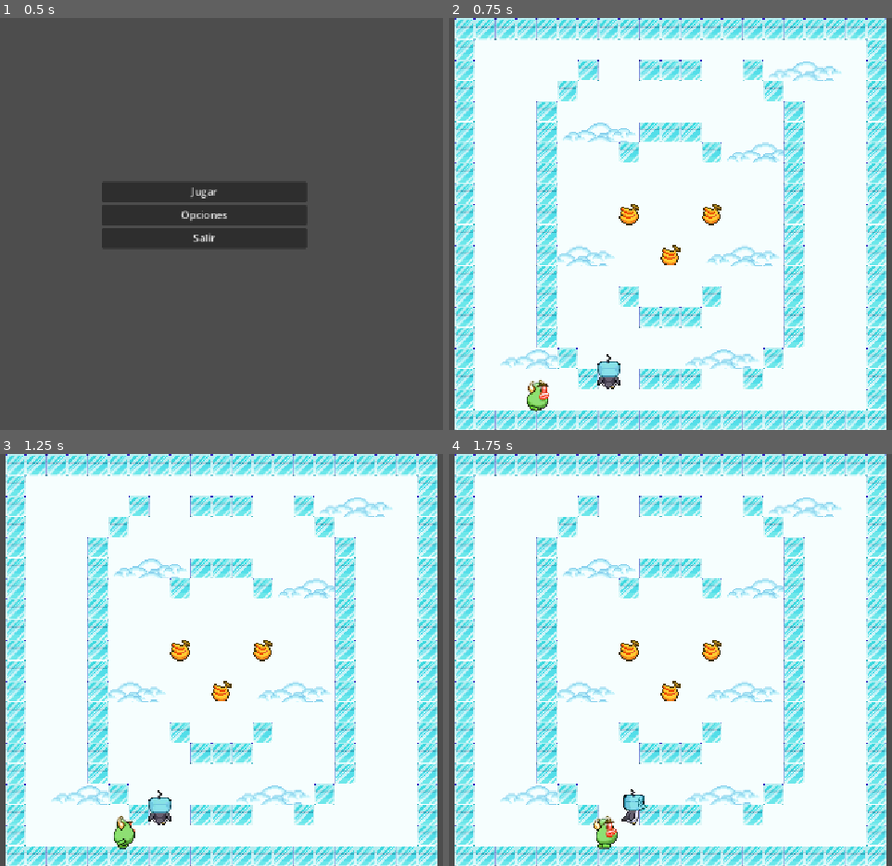
Above: before the commit, frames 1-4 (two rows, left to right).
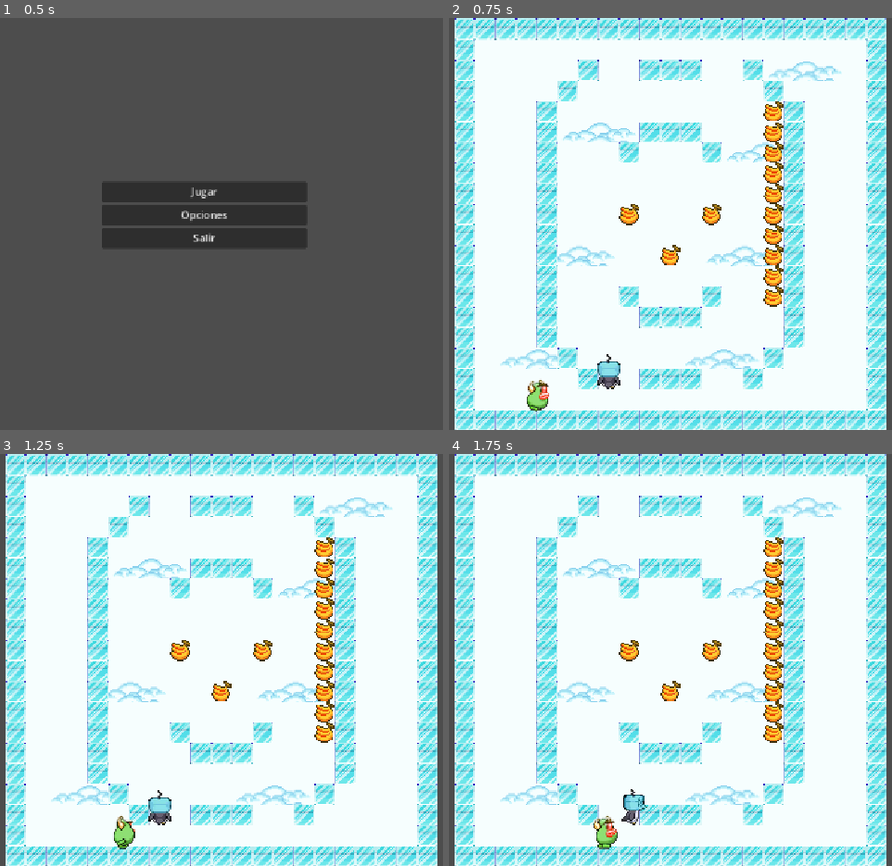
Above: after the commit, the same moments.

Repository: JsAaronxD/BIC
Game: Godot game, scene res://Escenas/main_menu.tscn
Two runs of this game, one before a commit and one after it. Both use one fixed random seed, a clock stepped at 60 frames per second and the inputs below. Sound files missing from this copy of the repository are replaced by a short silence.
Inputs:
- Up to frame 1 (0.5 s): no input
- Up to frame 2 (0.75 s): click "Jugar" at 0.5 s
- Up to frame 3 (1.25 s): no input
- Up to frame 4 (1.75 s): hold Right (ui_right) from 1.28 s (still down)

Frame 1 is identical in both runs. In frame 2, 1.6% of the frame differs, in the area x 70-76%, y 20-71%; in frame 3, 1.6%; in frame 4, 1.6%.

Commit message:
cambios a escenas y presets

Diff:
--- a/bic/Escenas/enemigo_1.gd
+++ b/bic/Escenas/enemigo_1.gd
@@ -21,7 +21,7 @@
 		var collision = move_and_collide(step)
 
 		if collision:
-			# Si hay colisión, rotamos 90° y buscamos nuevo destino
+			# Si hay colisión, rotamos
 			_rotate_direction()
 			_set_next_target()
 			return
@@ -42,7 +42,7 @@
 	var try_pos = position + direction * tile_size
 	var collision = move_and_collide((try_pos - position).normalized() * 2)
 	if collision:
-		# Si no puede avanzar, gira hasta encontrar espacio libre
+		# Si no puede avanzar, gira
 		var tries := 0
 		while tries < 4 and collision:
 			_rotate_direction()
@@ -50,13 +50,13 @@
 			collision = move_and_collide((try_pos - position).normalized() * 2)
 			tries += 1
 		if tries >= 4:
-			return # quedó atrapado, no hace nada este frame
+			return # quedó atrapado
 	target_position = try_pos
 	is_moving = true
 
 
 func _rotate_direction() -> void:
-	# Gira 90° a la derecha: (x, y) → (-y, x)
+	# Gira 90° a la derecha
 	direction = Vector2(-direction.y, direction.x).normalized()
 
 
--- a/bic/Escenas/level_1.tscn
+++ b/bic/Escenas/level_1.tscn
@@ -947,17 +947,49 @@
 [node name="Enemigo1" parent="Base" instance=ExtResource("4_lh4tq")]
 position = Vector2(369, 587)
 
-[node name="banana_f" parent="Base" instance=ExtResource("6_hoeqm")]
-position = Vector2(533, 305)
-
-[node name="banana_f2" parent="Base" instance=ExtResource("6_hoeqm")]
-position = Vector2(597, 369)
-
 [node name="GameOverScreen" parent="Base" instance=ExtResource("5_lh4tq")]
 visible = false
 
-[node name="banana_f3" parent="Base" instance=ExtResource("6_hoeqm")]
+[node name="Frutas" type="Node2D" parent="Base"]
+
+[node name="banana_f" parent="Base/Frutas" instance=ExtResource("6_hoeqm")]
+position = Vector2(533, 305)
+
+[node name="banana_f2" parent="Base/Frutas" instance=ExtResource("6_hoeqm")]
+position = Vector2(597, 369)
+
+[node name="banana_f3" parent="Base/Frutas" instance=ExtResource("6_hoeqm")]
 position = Vector2(661, 305)
+
+[node name="banana_f4" parent="Base/Frutas" instance=ExtResource("6_hoeqm")]
+position = Vector2(757, 433)
+
+[node name="banana_f5" parent="Base/Frutas" instance=ExtResource("6_hoeqm")]
+position = Vector2(757, 401)
+
+[node name="banana_f6" parent="Base/Frutas" instance=ExtResource("6_hoeqm")]
+position = Vector2(757, 369)
+
+[node name="banana_f7" parent="Base/Frutas" instance=ExtResource("6_hoeqm")]
+position = Vector2(757, 337)
+
+[node name="banana_f8" parent="Base/Frutas" instance=ExtResource("6_hoeqm")]
+position = Vector2(757, 305)
+
+[node name="banana_f9" parent="Base/Frutas" instance=ExtResource("6_hoeqm")]
+position = Vector2(757, 273)
+
+[node name="banana_f10" parent="Base/Frutas" instance=ExtResource("6_hoeqm")]
+position = Vector2(757, 241)
+
+[node name="banana_f11" parent="Base/Frutas" instance=ExtResource("6_hoeqm")]
+position = Vector2(757, 209)
+
+[node name="banana_f12" parent="Base/Frutas" instance=ExtResource("6_hoeqm")]
+position = Vector2(757, 177)
+
+[node name="banana_f13" parent="Base/Frutas" instance=ExtResource("6_hoeqm")]
+position = Vector2(757, 145)
 
 [node name="TileMapLayer" type="TileMapLayer" parent="."]
 tile_set = SubResource("TileSet_w34nr")
--- a/bic/Escenas/main_menu.gd
+++ b/bic/Escenas/main_menu.gd
@@ -1,6 +1,5 @@
 extends Control
 
-# Cambia esto por la ruta a tu escena principal del juego
 @export var game_scene: PackedScene
 
 func _on_play_pressed():
@@ -9,7 +8,6 @@
 
 func _on_options_pressed():
 	print("Abrir menú de opciones")
-	# mostrar un Popup o cambiar de escena de Opciones
 
 func _on_exit_pressed():
 	get_tree().quit()
--- a/bic/Escenas/player.gd
+++ b/bic/Escenas/player.gd
@@ -9,7 +9,7 @@
 var is_moving: bool = false
 var move_speed := 100.0
 
-# Guarda la dirección actual de movimiento (si se mantiene presionado)
+# dirección actual de movimiento
 var move_input: Vector2 = Vector2.ZERO
 
 func _ready():
@@ -17,7 +17,6 @@
 
 func _physics_process(delta):
 	if is_moving:
-		@warning_ignore("confusable_local_declaration")
 		var direction = (target_position - position).normalized()
 		velocity = direction * move_speed
 		var collision = move_and_collide(velocity * delta)
@@ -35,7 +34,7 @@
 
 		return
 
-	# Si no se está moviendo, leemos la tecla (just_pressed para iniciar)
+	# leemos la tecla
 	var direction = Vector2.ZERO
 	if Input.is_action_just_pressed("ui_up") or Input.is_action_pressed("ui_up"):
 		direction = Vector2.UP
@@ -54,7 +53,7 @@
 	is_moving = true
 	move_input = direction
 
-	# Elegir animación
+	# animación
 	if direction.y < 0:
 		last_animation = "walk_up"
 	elif direction.y > 0:
Not shown, added: bic/export_presets.cfg
